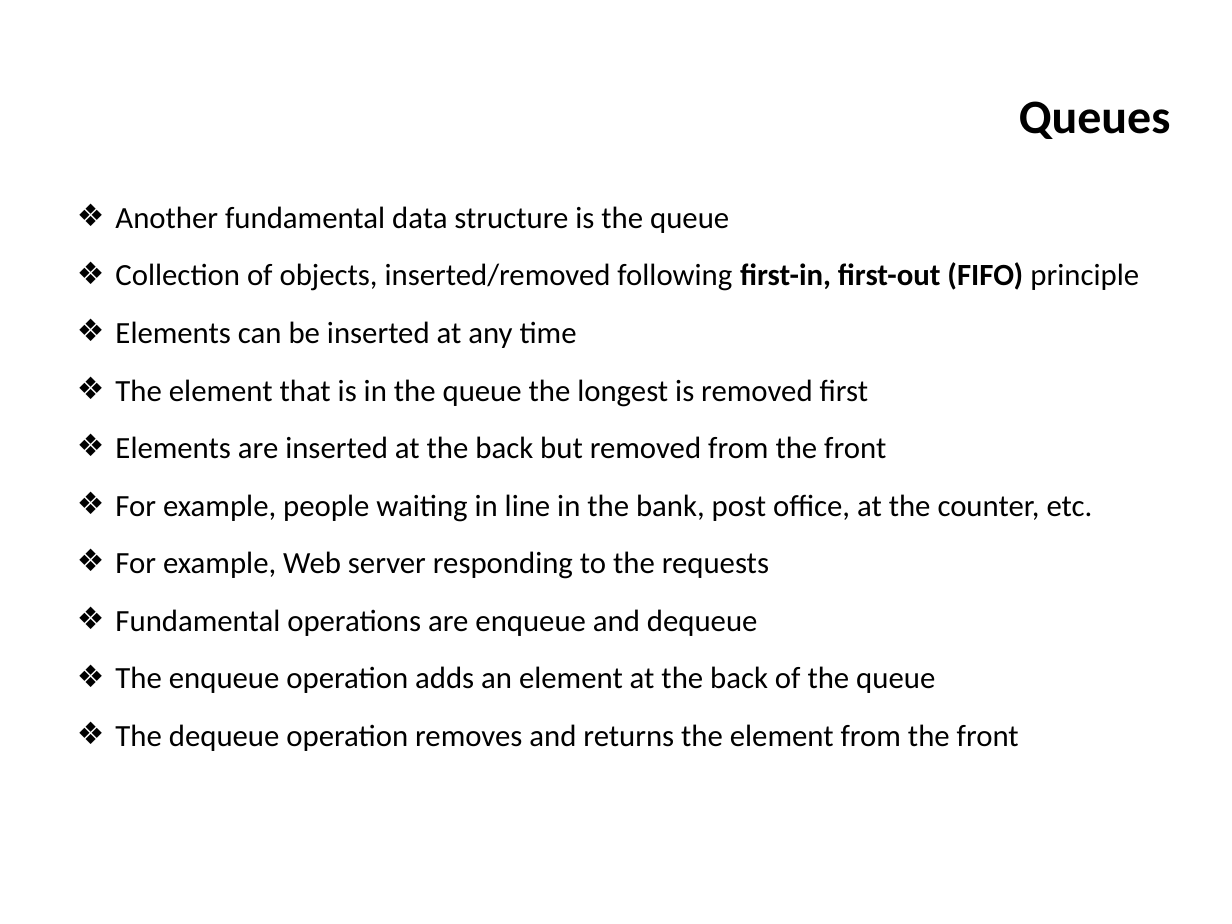
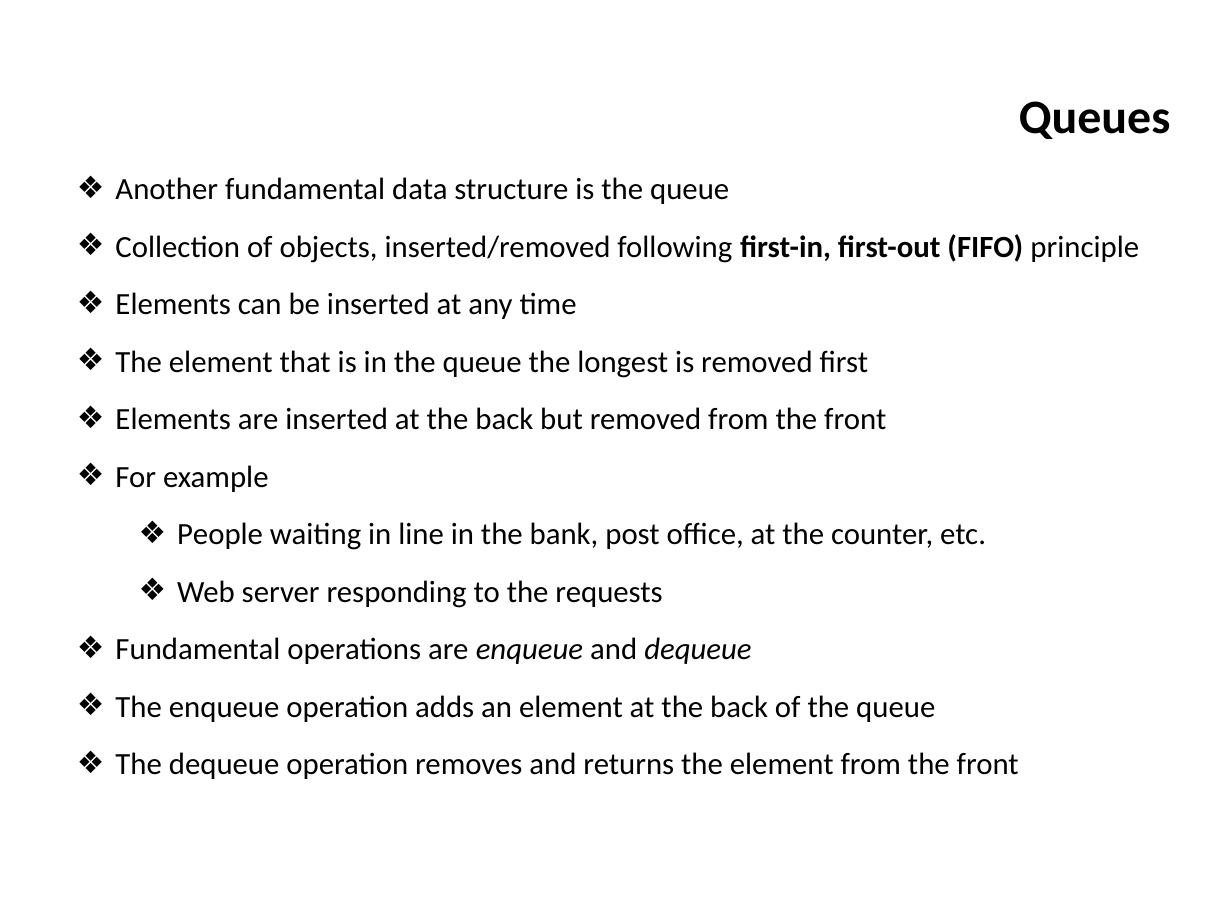
Before and after one commit to ifromm/dsa, a slide deck: slide 49 of slides/unit_3_elementary_ds.pptx. Drawn at 1232x924 pixels with LibreOffice and Linux fonts; fonts in the diff are those of the drawing; background and template pictures are left out. Boxes give left, top, right and bottom in pixels: in the first picture for what was removed or moved away, otherwise in the second. Text is boxed around its words. In the diff, an @@ line names an element or a change of style, - is before the commit and + after.

```diff
--- a/slides/unit_3_elementary_ds.pptx
+++ b/slides/unit_3_elementary_ds.pptx
@@ text at [115,465,986,608]: text changed @@
-❖ For example, people waiting in line in the bank, post office, at the counter, etc.
-❖ For example, Web server responding to the requests
+❖ For example
+  ❖ People waiting in line in the bank, post office, at the counter, etc.
+  ❖ Web server responding to the requests
@@ text at [115,637,751,664]: italic on in "enqueue dequeue" @@
```
Also in this commit, not shown: 3 other slides changed, 5 other files.
